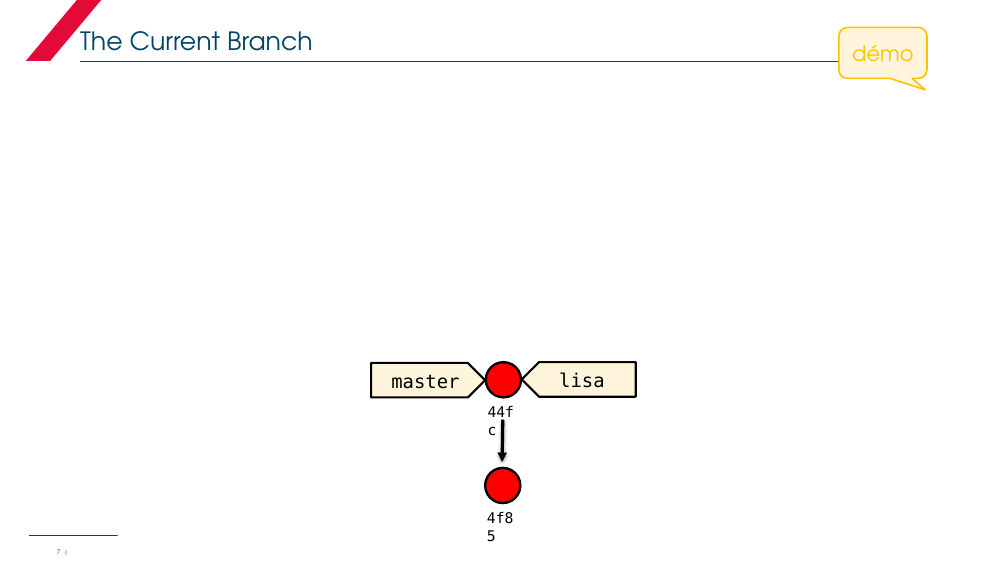
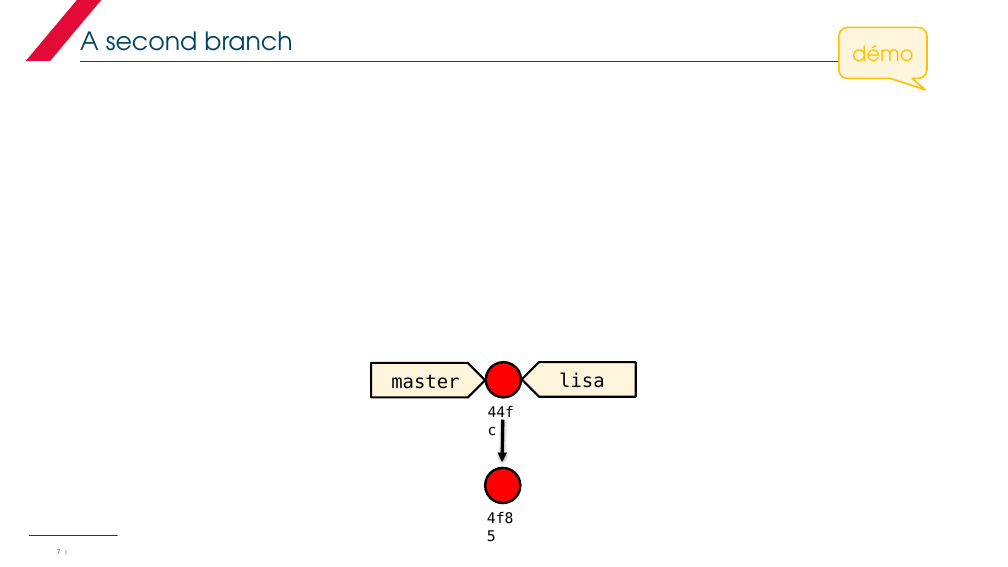
Before and after one commit to kmahmou/passion, a slide deck: slide 7 of docs/ppt/git_module_02.pptx. Drawn at 1008x567 pixels with LibreOffice and Linux fonts; fonts in the diff are those of the drawing; background and template pictures are left out. Boxes give left, top, right and bottom in pixels: in the first picture for what was removed or moved away, otherwise in the second. Text is boxed around its words. In the diff, an @@ line names an element or a change of style, - is before the commit and + after.

```diff
--- a/docs/ppt/git_module_02.pptx
+++ b/docs/ppt/git_module_02.pptx
@@ title at [80, 24, 292, 62]: text changed @@
-The Current Branch
+A second branch
```
Also in this commit, not shown: 2 other slides changed, 4 other files.
